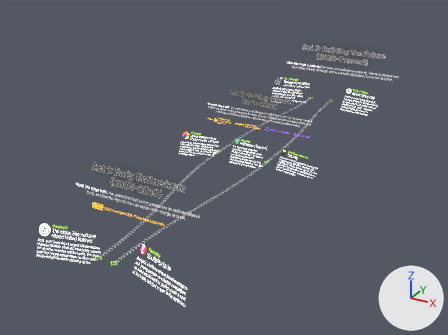
The glTF model assets/models/journey.glb: old version first, new version second.
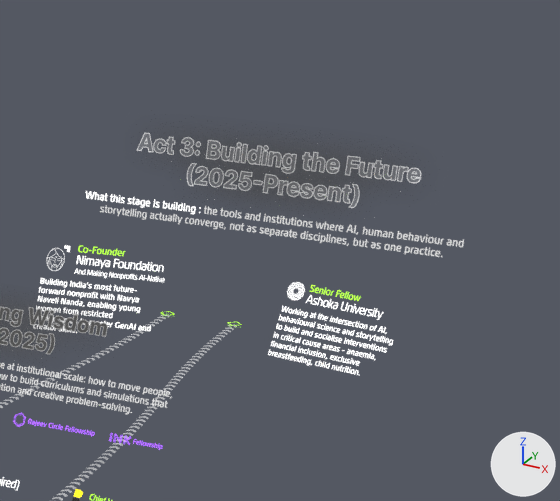
Old and new are each drawn whole from a camera (50 mm lens) standing at (24.1, -34.2, 21.2) and looking at (-0.8, 11.1, -1.4) and again close up on the part from 58% to 95% of the width and 1% to 46% of the height. The axes (+X, +Y, +Z) are drawn at lower right. The lights are the same throughout. The older version's two pictures come first. Where no turn or scale is listed for an object, it has been applied to the vertices.

Objects in the first close-up: 'textureset1.006', 'textureset1.007', 'textureset2.002', 'textureset2.003' and 4 more.
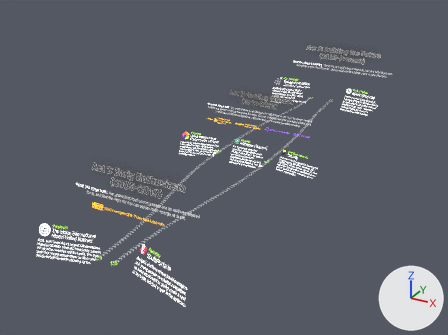
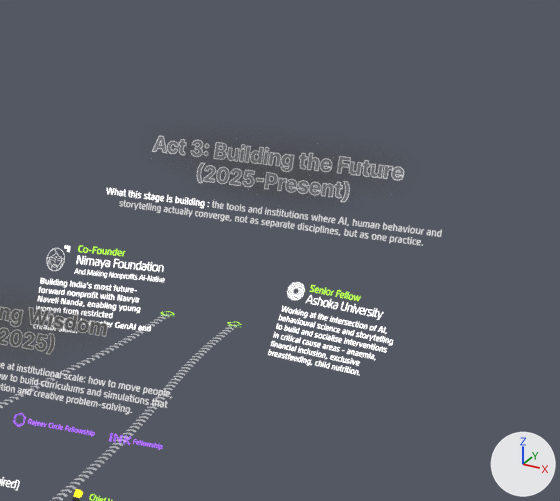
Diff of the bpy script that builds the scene:
```diff
--- a/assets/models/journey.glb.py
+++ b/assets/models/journey.glb.py
@@ ob_textureset2_002 @@
 ob_textureset2_002.rotation_euler = (1.369, 0.0, 0.0)  # degrees (78, 0, 0)
-ob_textureset2_002.scale = (16.4, 16.4, 16.4)
+ob_textureset2_002.scale = (14.5, 14.5, 14.5)
```

What differs and where, as boxes (x1, y1, x2, y2) in the close-ups (560 x 501 px):
'textureset2.002', rescaled (11% narrower, 11% shorter)
    before: (86, 133, 464, 257)
    after: (107, 136, 442, 246)
